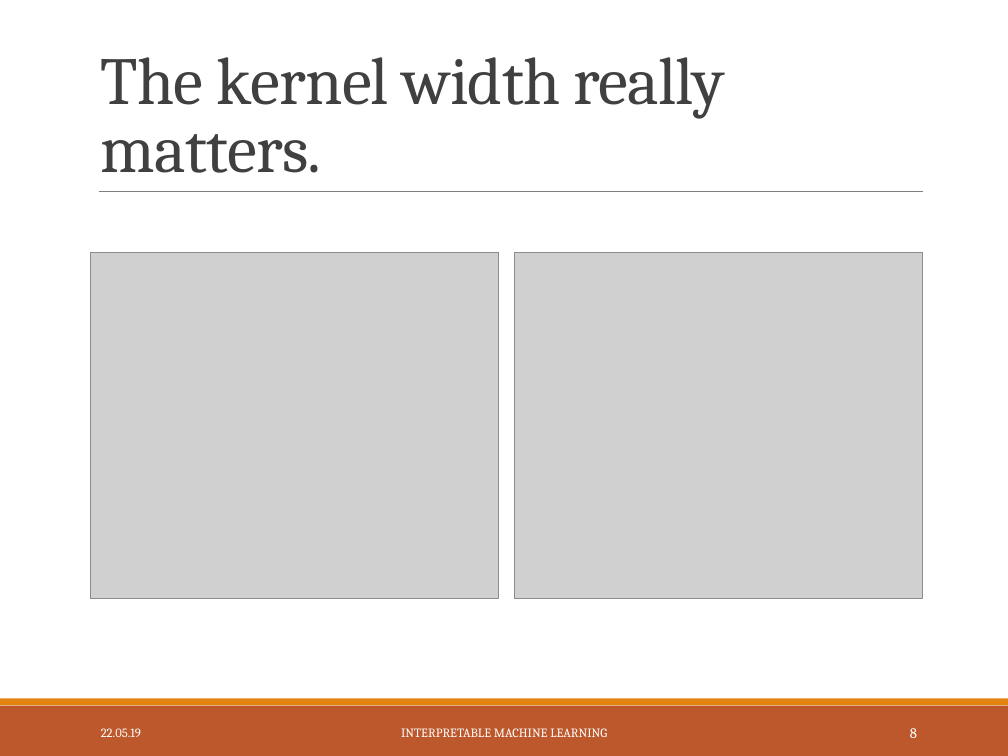
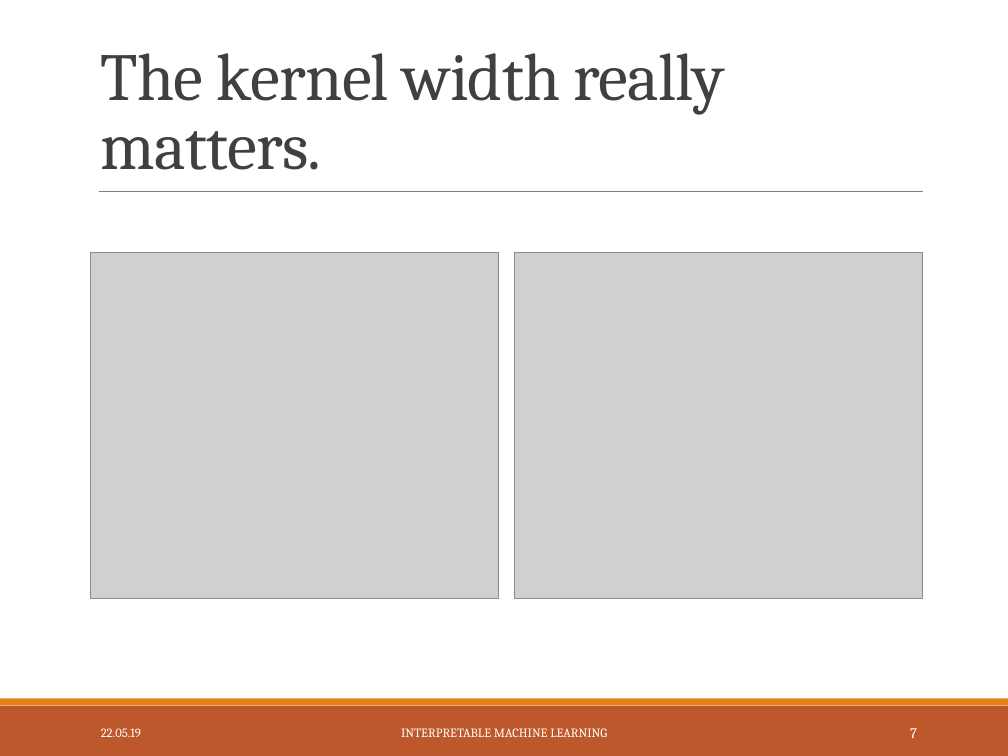
Before and after one commit to slds-lmu/iml_methods_limitations, a slide deck: slide 8 of Slides/LIME-neighbourhood.pptx (slide 9 before the commit). Drawn at 1008x756 pixels with LibreOffice and Linux fonts; fonts in the diff are those of the drawing; grey boxes stand for pictures. Boxes give left, top, right and bottom in pixels: in the first picture for what was removed or moved away, otherwise in the second. Text is boxed around its words. In the diff, an @@ line names an element or a change of style, - is before the commit and + after.

```diff
--- a/Slides/LIME-neighbourhood.pptx
+++ b/Slides/LIME-neighbourhood.pptx
@@ title "The kernel width really matters.": place and size @@
-title "The kernel width really matters." at (101,57,725,173)
+title "The kernel width really matters." at (101,53,725,170)
@@ page number at (910,728,917,738): text changed @@
-8
+7
```
Also in this commit, not shown: 3 other slides changed, 1 slide removed, 3 other files.
